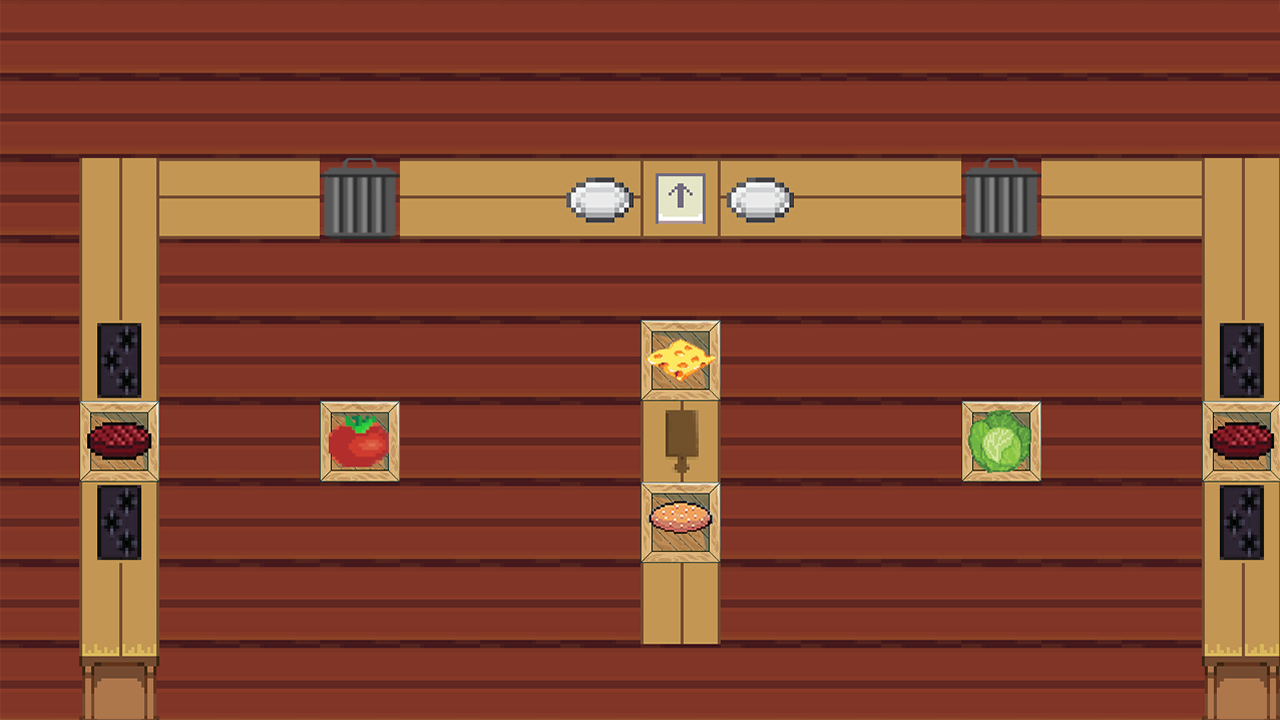
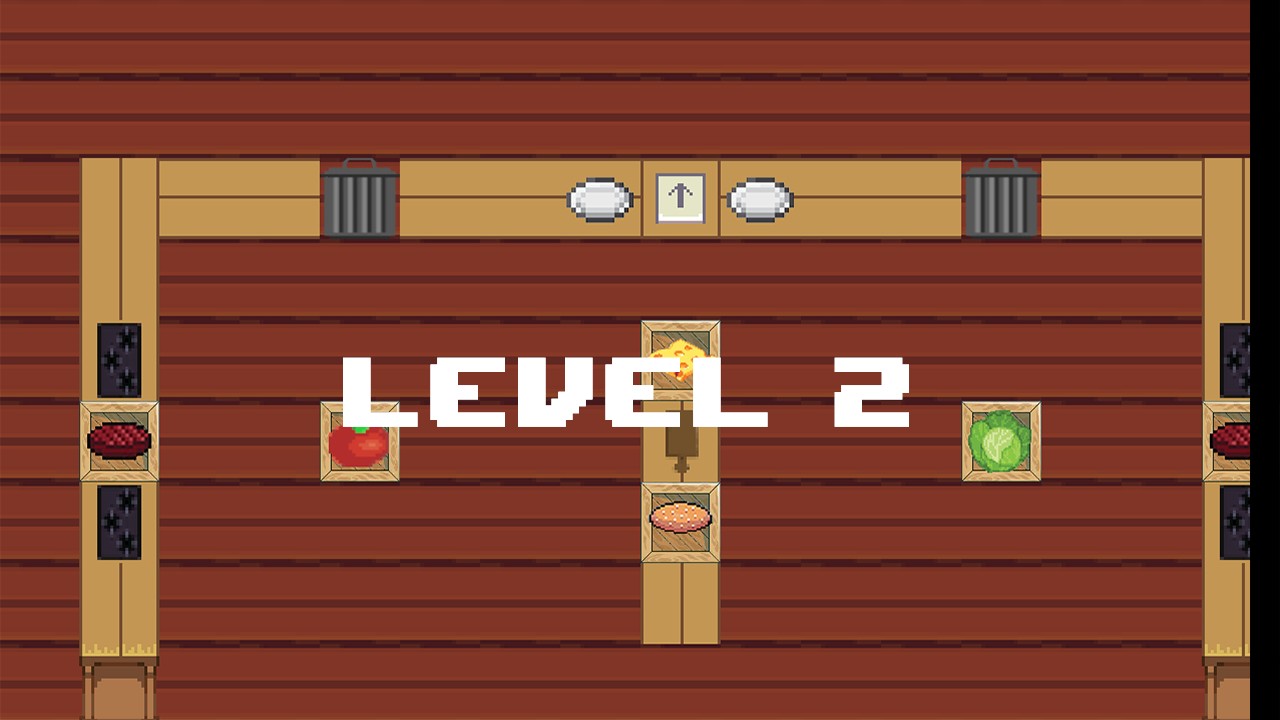
Comparing the layer stacks of the two 1280×720 images. Changes:
showed "Camada 8 cópia 3" over <box>1250,0,1280,720</box>
added layer "LEVEL 2 cópia" above "LEVEL 2" over <box>343,357,909,427</box>
showed "LEVEL 2" over <box>343,357,909,427</box>
